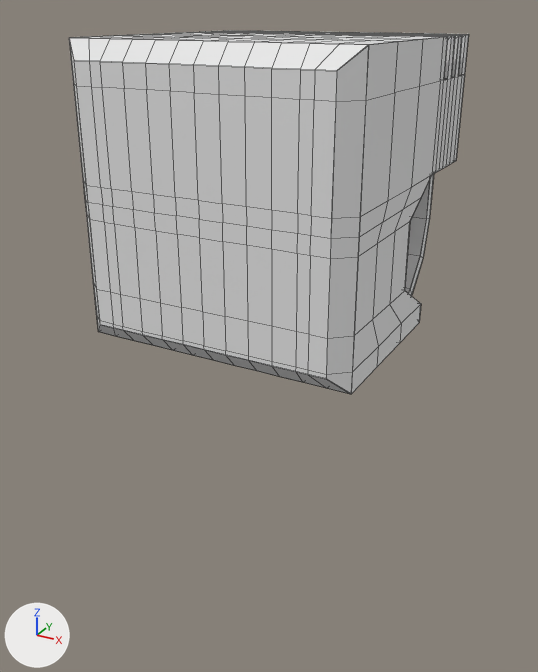
One commit to the Blender file Assets/Blender/robot.blend: the scene before it, then after it.
One viewpoint serves both versions: a 50 mm camera at (0.628, -1.171, 0.291) aimed at (-0.001, -0.028, -0.28). The lights are fixed; the arrows at lower left show +X, +Y and +Z. Mesh edges are drawn as thin lines.

Before the edit, the objects in view are built like this:
```python
me_cube_002 = bpy.data.meshes.new('Cube.002')
me_cube_002.from_pydata(...)  # 227 vertices, 190 faces; spans x -0.327..0.0, y -0.327..0.327, z -0.327..0.327
ob_head = bpy.data.objects.new('Head', me_cube_002)
ob_head.location = (0.0, 0.0, 0.0)
ob_head.scale = (0.765, 0.765, 0.765)
_m = ob_head.modifiers.new('Mirror', 'MIRROR')
_m = ob_head.modifiers.new('Solidify', 'SOLIDIFY')
_m.thickness = 0.03
_m.use_even_offset = True
_m = ob_head.modifiers.new('Bevel', 'BEVEL')
_m.width = 0.87
_m.width_pct = 0.87
```
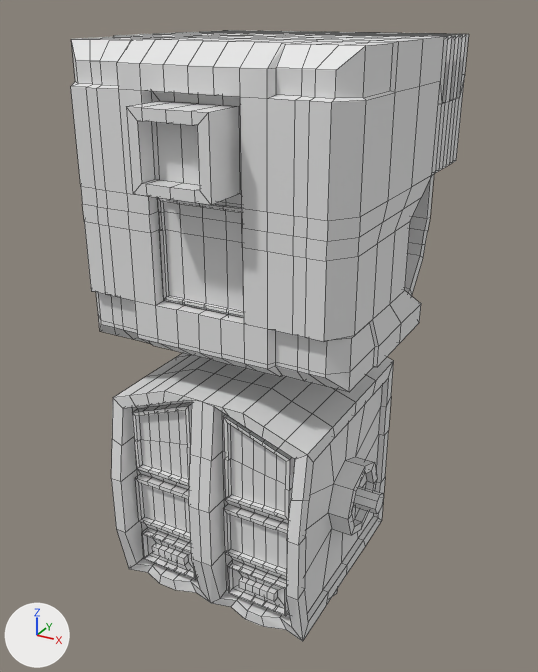
Commit message: finished modelling body and head of robot

Patch to the scene script:
```diff
--- a/Assets/Blender/robot.blend.py
+++ b/Assets/Blender/robot.blend.py
@@ me_cube_002 @@
 # used by ob_head; location = (0.0, 0.0, 0.0); scale = (0.765, 0.765, 0.765)
-me_cube_002.from_pydata(...)  # 227 vertices, 190 faces; spans x -0.327..0.0, y -0.327..0.327, z -0.327..0.327
+me_cube_002.from_pydata(...)  # 1059 vertices, 1097 faces; spans x -0.327..0.327, y -0.417..0.327, z -0.448..0.327
+# me_cube_002 part 1: 35 vertices moved from x -0.327..-0.055, y -0.327..-0.007, z -0.327..0.327 to x -0.322..-0.055, y -0.344..0.005, z -0.327..0.324; 40 vertices removed from x -0.327..0.0, y -0.327..0.299, z -0.327..0.327; 872 vertices added at x -0.327..0.327, y -0.417..0.327, z -0.448..0.327
@@ me_cube @@
+me_cube.from_pydata(...)  # 606 vertices, 592 faces; spans x -0.257..0.0, y -0.22..0.196, z -0.287..0.24
@@ ob_head @@
 ob_head.scale = (0.765, 0.765, 0.765)
-_m = ob_head.modifiers.new('Mirror', 'MIRROR')
-_m = ob_head.modifiers.new('Solidify', 'SOLIDIFY')
-_m.thickness = 0.03
-_m.use_even_offset = True
-_m = ob_head.modifiers.new('Bevel', 'BEVEL')
-_m.width = 0.87
-_m.width_pct = 0.87
@@ ob_body_connector @@
+ob_body_connector = bpy.data.objects.new('Body Connector', me_cube)
+ob_body_connector.location = (0.0, -0.065, -0.55)
+_m = ob_body_connector.modifiers.new('Mirror', 'MIRROR')
```

Boxes [x1, y1, x2, y2] around the edits, measured in the pictures (538 x 672 px):
'Head', reshaped, modifiers changed
    before: [69, 30, 469, 394]
    after: [71, 30, 469, 392]
'Body Connector', added
    after: [111, 353, 394, 641]
part 1 of me_cube_002, built on
    before: [69, 34, 469, 394]
    after: [71, 31, 469, 392]
